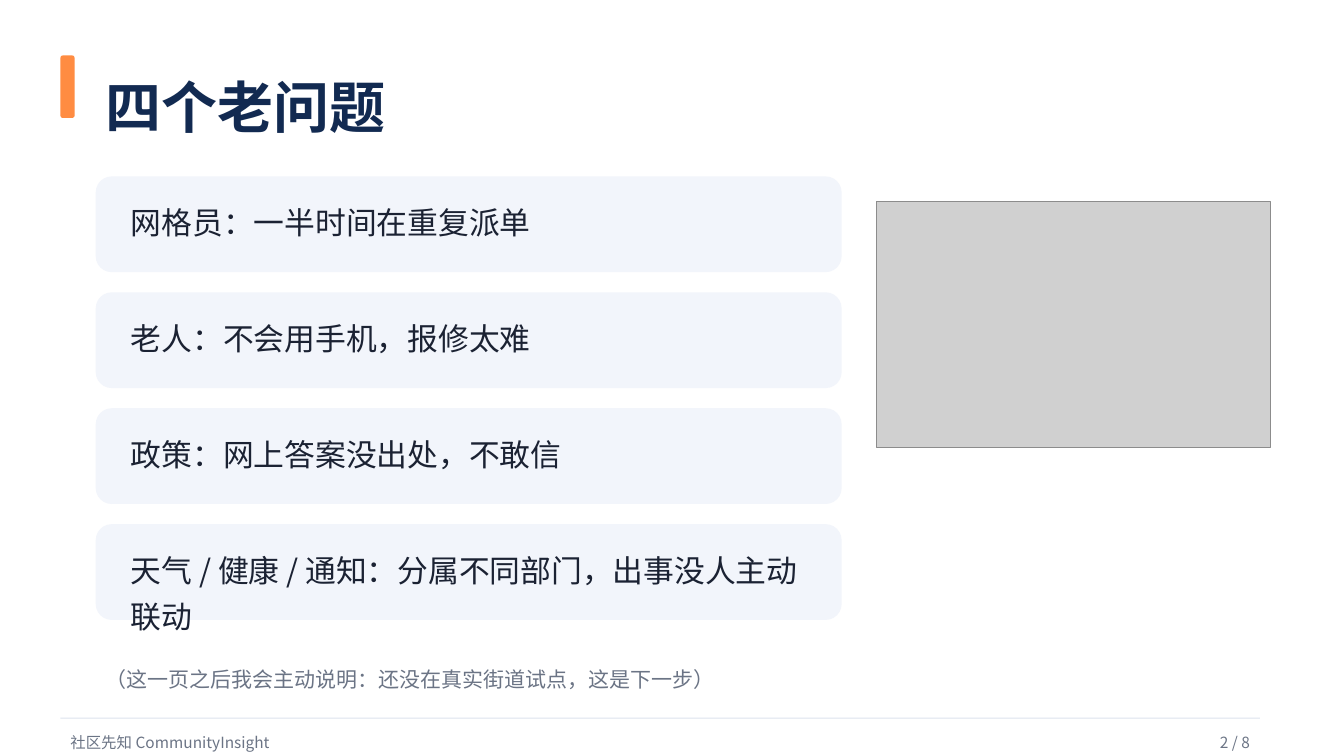
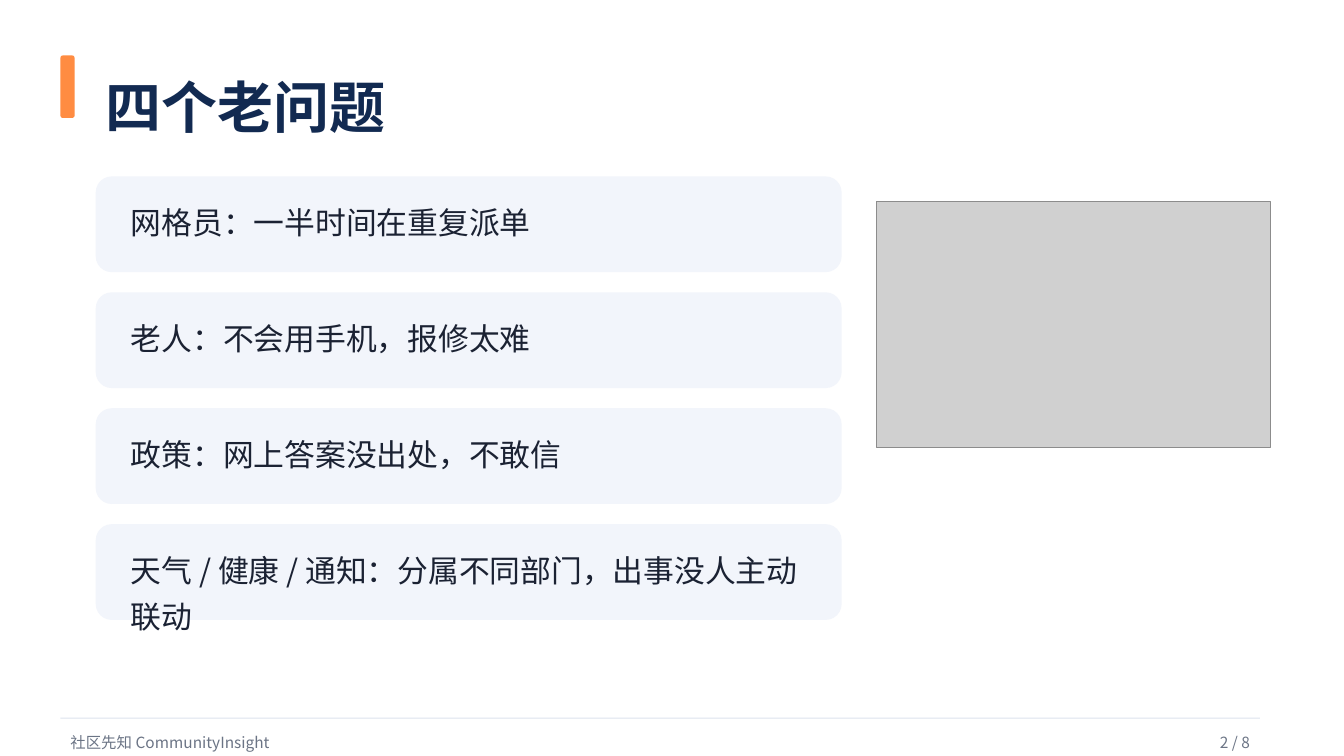
Before and after one commit to woshuofengsu/campus-insight-agent, a slide deck: slide 2 of docs/competition/9月22日路演-社区先知.pptx. Drawn at 1344x756 pixels with LibreOffice and Linux fonts; fonts in the diff are those of the drawing; grey boxes stand for pictures. Boxes give left, top, right and bottom in pixels: in the first picture for what was removed or moved away, otherwise in the second. Text is boxed around its words. In the diff, an @@ line names an element or a change of style, - is before the commit and + after.

Commit message:
PPT 去掉页面上的注释口气文案（未做美化/本地双击可复现/口述提示等），改回纯展示口径
- 第 6 页删掉「均为系统实际界面截图，未做美化；这套流程在本地双击启动脚本即可复现」，标题去掉（真实截图）
- 第 2 页删掉「（这一页之后我会主动说明…）」这类舞台提示（应写在讲者备注里，不上屏）
- 附录标题「界面一览（真实截图，未做美化）」→「更多界面」
- 附录·如需看实物：把「依赖脚本自动装」「不联网也能演示」改成观众口径
- PPT文本 txt 同步清理同类注释
- 文件占用处理：正名成功（PowerPoint 打开时重命名可行），新版已占正名，旧版改名「（旧版·可删）」
验证：15 页 · verify_ppt 0 问题 · 页面文字扫描无「未做美化/复现/口述」等残留 · 预览 PDF 已更新

```diff
--- a/docs/competition/9月22日路演-社区先知.pptx
+++ b/docs/competition/9月22日路演-社区先知.pptx
@@ text removed at [106,669,715,689] @@
-（这一页之后我会主动说明：还没在真实街道试点，这是下一步）
```
Also in this commit, not shown: 3 other slides changed, 2 other files.
